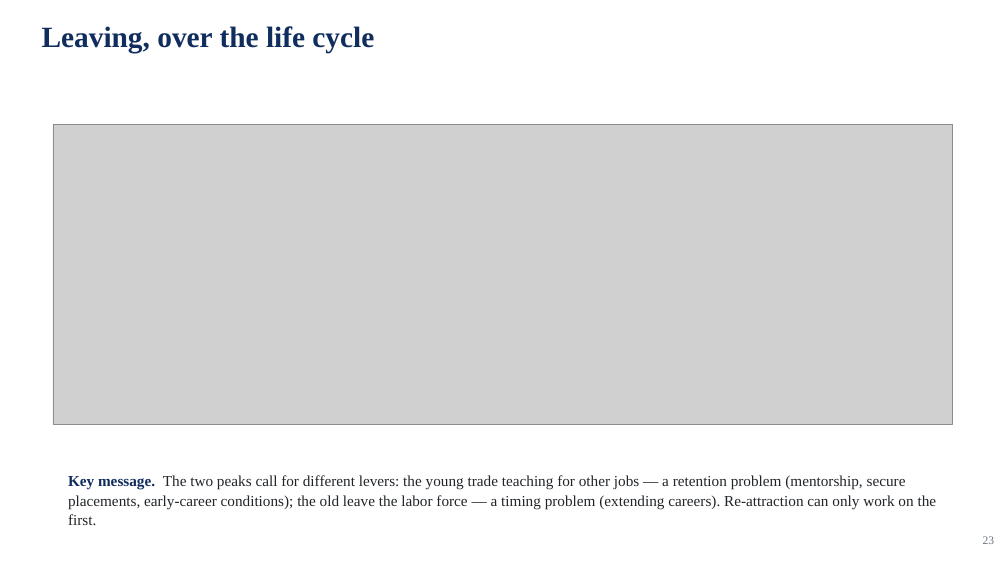
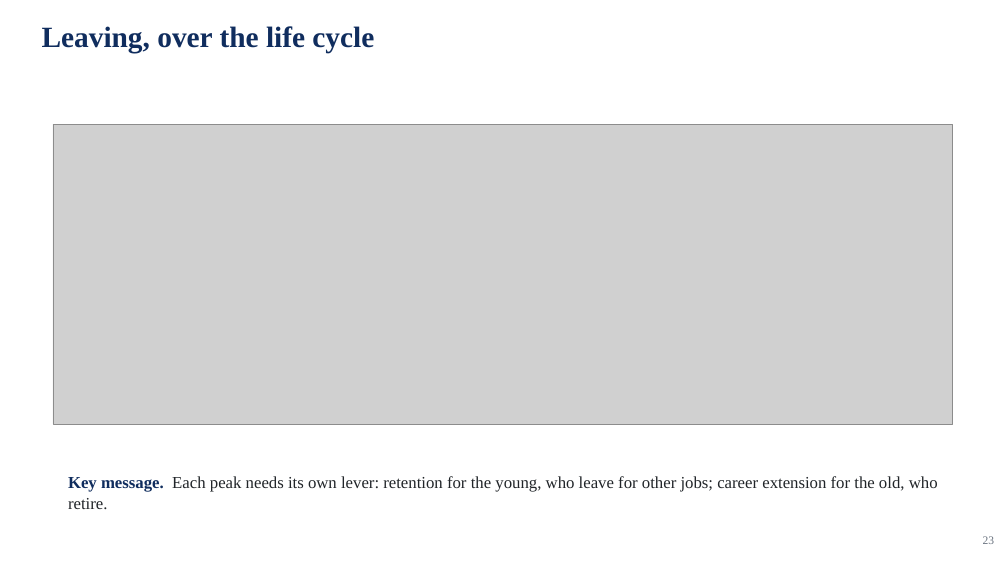
Before and after one commit to jedr1-ship-it/Alternative-Pathways----Quant, a slide deck: slide 23 of report/data_cluster/Proyect_US_cluster.pptx. Drawn at 1008x567 pixels with LibreOffice and Linux fonts; fonts in the diff are those of the drawing; grey boxes stand for pictures. Boxes give left, top, right and bottom in pixels: in the first picture for what was removed or moved away, otherwise in the second. Text is boxed around its words. In the diff, an @@ line names an element or a change of style, - is before the commit and + after.

```diff
--- a/report/data_cluster/Proyect_US_cluster.pptx
+++ b/report/data_cluster/Proyect_US_cluster.pptx
@@ text at <box>68,476,938,509</box>: text changed; size 14.5 to 16 pt @@
-Key message. The two peaks call for different levers: the young trade teaching for other jobs — a retention problem (mentorship, secure placements, early-career conditions); the old leave the labor force — a timing problem (extending careers). Re-attraction can only work on the first.
+Key message. Each peak needs its own lever: retention for the young, who leave for other jobs; career extension for the old, who retire.
```
Also in this commit, not shown: 3 other files.
